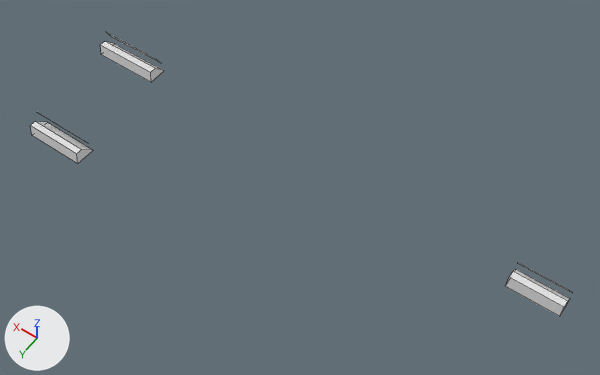
The OBJ model lucky-number/Assets/Art/Models/desk_plates.obj: old version first, new version second.
Camera for both pictures: a 50 mm camera at (-0.646, 0.727, 1.468) aimed at (0.005, -0.185, 0.036). Every picture has the same lights, and +X, +Y and +Z are marked at lower left. The older version comes first. Mesh edges are drawn as thin lines. Where no turn or scale is listed for an object, it has been applied to the vertices. Vertices at exactly the same position are counted once.

In view in the first picture: 'desk_plates'.
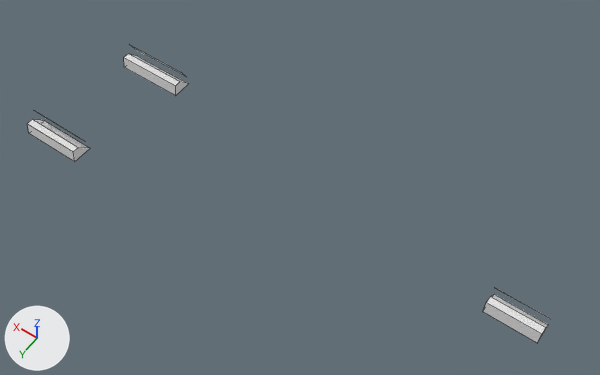
Where the change shows, as pixel boxes [x1, y1, x2, y2] in the pictures (600 x 375 px; the box of a moved part takes in the faces that stretch with it):
'desk_plates', reshaped
    before: [30, 32, 573, 316]
    after: [27, 45, 551, 343]
part 1 of me_desk_plates, moved or reshaped
    before: [30, 121, 93, 164]
    after: [27, 119, 90, 162]
part 2 of me_desk_plates, moved or reshaped
    before: [506, 269, 570, 316]
    after: [483, 294, 548, 343]
part 3 of me_desk_plates, moved or reshaped
    before: [518, 263, 573, 293]
    after: [495, 288, 551, 319]
part 4 of me_desk_plates, moved or reshaped
    before: [100, 41, 164, 82]
    after: [124, 54, 188, 96]
part 5 of me_desk_plates, moved or reshaped
    before: [106, 32, 160, 63]
    after: [130, 45, 186, 77]

What changed in the scene script:
```text
Change me_desk_plates:
    used by ob_desk_plates; location = (0.0, 0.0, 0.0)
    remove me_desk_plates.from_pydata(...)  # 36 vertices, 21 faces; spans x -0.59..0.685, y -0.313..0.032, z 0.0..0.055
    add me_desk_plates.from_pydata(...)  # 36 vertices, 21 faces; spans x -0.58..0.635, y -0.313..0.032, z 0.0..0.055
    me_desk_plates part 1: the loose piece of 8 vertices spanning x 0.475..0.625, y -0.018..0.032, z 0.0..0.03 is moved by (0.01, 0.0, 0.0)
    me_desk_plates part 2: the loose piece of 8 vertices spanning x -0.59..-0.47, y -0.293..-0.243, z 0.0..0.03 is moved by (0.01, 0.08, 0.0)
    me_desk_plates part 3: the loose piece of 4 vertices spanning x -0.59..-0.47, y -0.286..-0.276, z 0.032..0.049 is moved by (0.01, 0.08, 0.0)
    me_desk_plates part 4: the loose piece of 8 vertices spanning x 0.515..0.685, y -0.313..-0.263, z 0.0..0.03 is moved by (-0.08, 0.0, 0.0)
    me_desk_plates part 5: the loose piece of 4 vertices spanning x 0.515..0.685, y -0.308..-0.293, z 0.026..0.055 is moved by (-0.08, 0.0, 0.0)
    other edits to the shape of me_desk_plates do not show in these pictures
```
